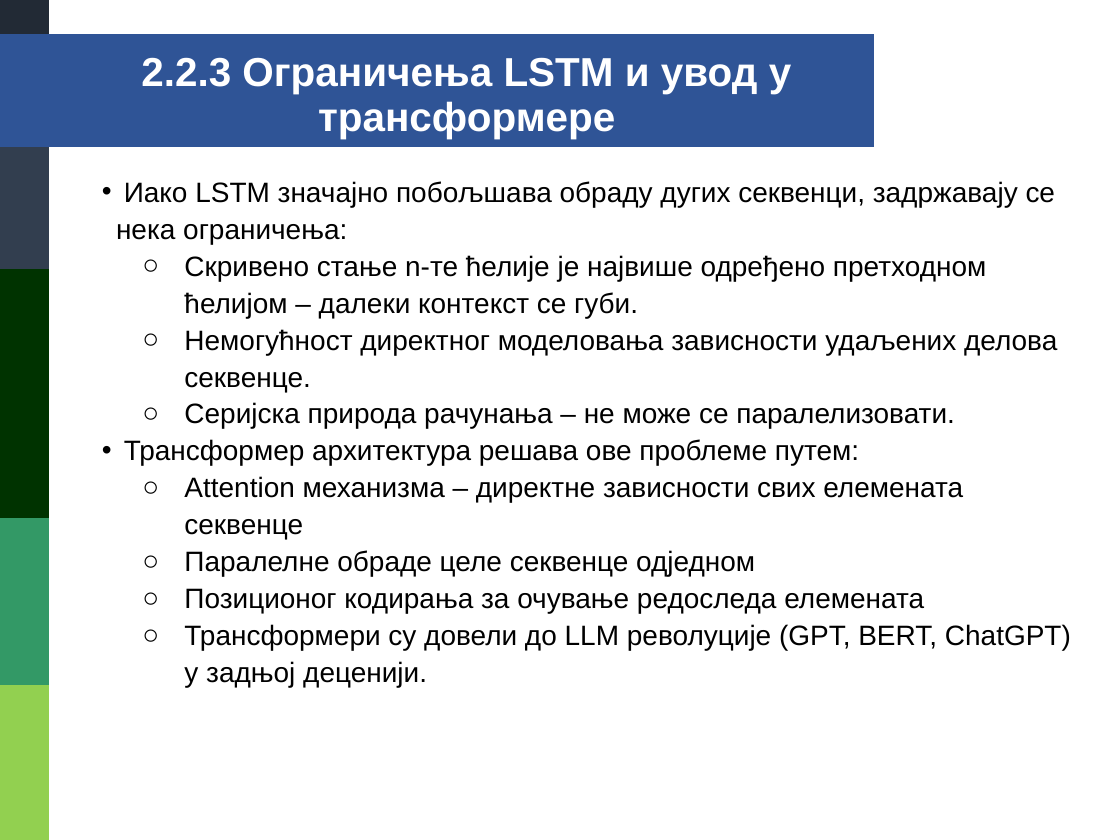
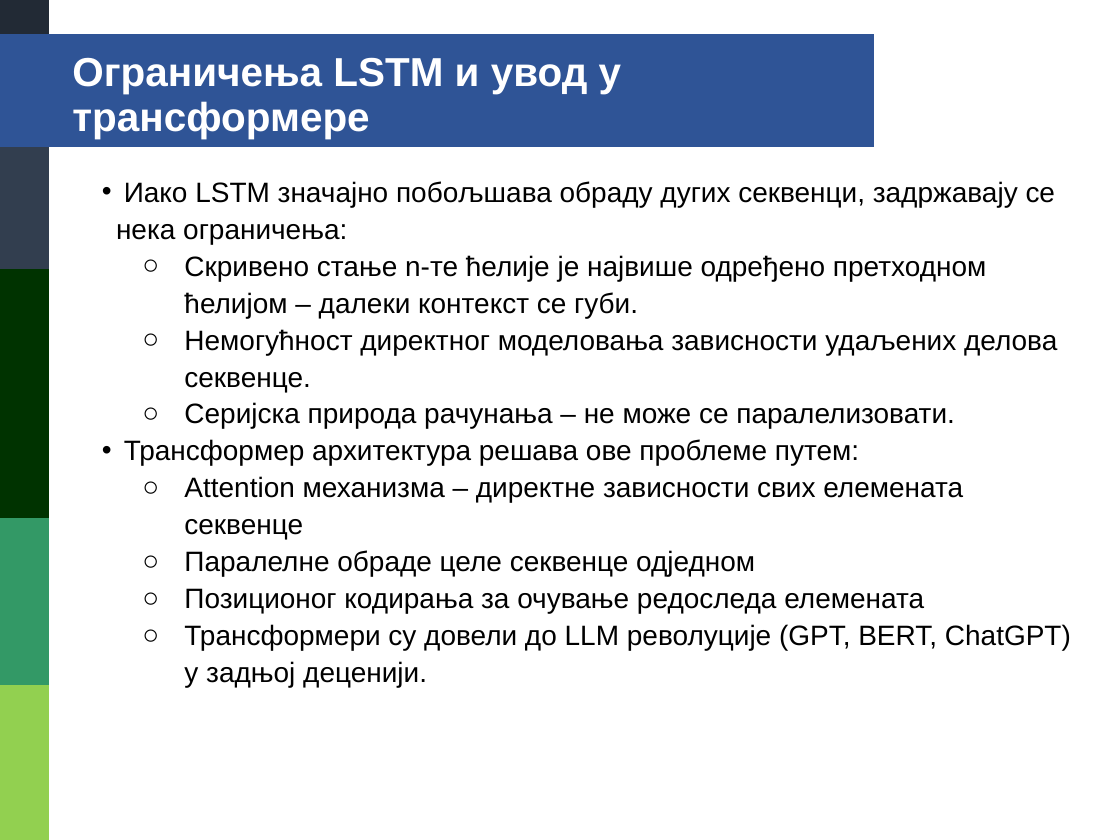
Before and after one commit to danilo-milosevic/ml-audio, a slide deck: slide 23 of drugi_deo/prezentacija/DaniloMilosevic1732.pptx (slide 24 before the commit). Drawn at 1120x840 pixels with LibreOffice and Linux fonts; fonts in the diff are those of the drawing. Boxes give left, top, right and bottom in pixels: in the first picture for what was removed or moved away, otherwise in the second. Text is boxed around its words. In the diff, an @@ line names an element or a change of style, - is before the commit and + after.

```diff
--- a/drugi_deo/prezentacija/DaniloMilosevic1732.pptx
+++ b/drugi_deo/prezentacija/DaniloMilosevic1732.pptx
@@ text at [72, 57, 621, 139]: text changed @@
-2.2.3 Ограничења LSTM и увод у трансформере
+Ограничења LSTM и увод у трансформере
```
Also in this commit, not shown: 53 other slides changed, 8 slides added, 2 slides removed.
